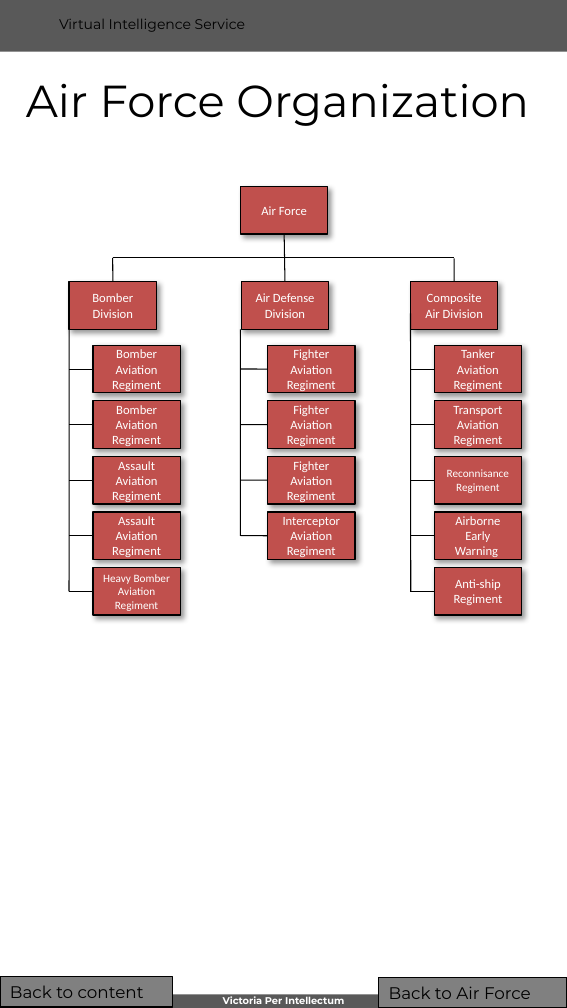
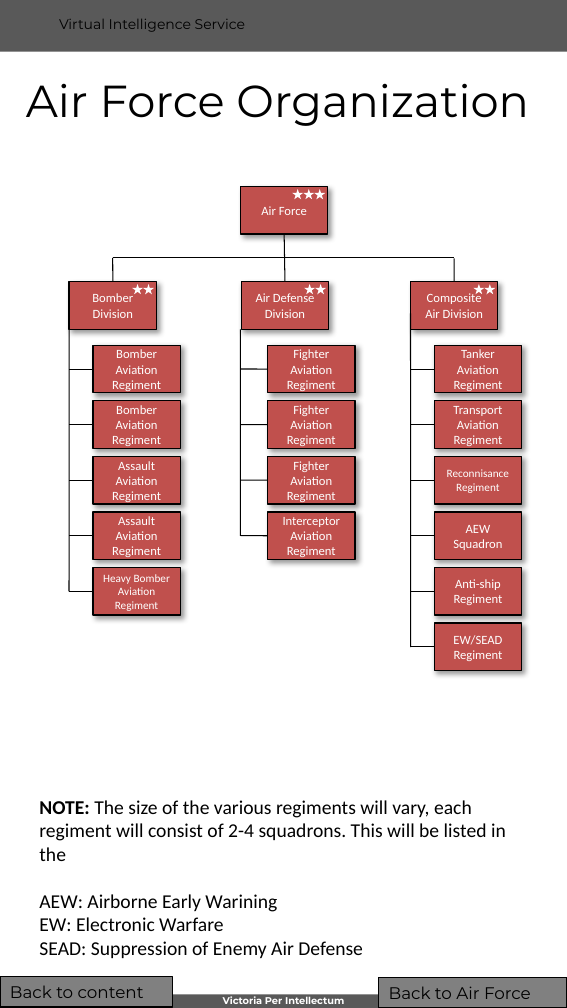
Before and after one commit to 132nd-vWing/VIS, a slide deck: slide 10 of BASIC/WIP/VIS Generic_Order_of_Battle - Air Forces.pptx (slide 7 before the commit). Drawn at 567x1008 pixels with LibreOffice and Linux fonts; fonts in the diff are those of the drawing; background and template pictures are left out. Boxes give left, top, right and bottom in pixels: in the first picture for what was removed or moved away, otherwise in the second. Text is boxed around its words. In the diff, an @@ line names an element or a change of style, - is before the commit and + after.

```diff
--- a/BASIC/WIP/VIS Generic_Order_of_Battle - Air Forces.pptx
+++ b/BASIC/WIP/VIS Generic_Order_of_Battle - Air Forces.pptx
@@ star added at (x1=293, y1=190, x2=304, y2=200), fill #FFFFFF @@
@@ star added at (x1=304, y1=189, x2=315, y2=199), fill #FFFFFF @@
@@ star added at (x1=315, y1=190, x2=326, y2=200), fill #FFFFFF @@
@@ star added at (x1=132, y1=285, x2=143, y2=295), fill #FFFFFF @@
@@ star added at (x1=143, y1=285, x2=154, y2=295), fill #FFFFFF @@
@@ star added at (x1=305, y1=285, x2=316, y2=295), fill #FFFFFF @@
@@ star added at (x1=316, y1=285, x2=327, y2=295), fill #FFFFFF @@
@@ star added at (x1=474, y1=285, x2=485, y2=295), fill #FFFFFF @@
@@ star added at (x1=485, y1=285, x2=496, y2=295), fill #FFFFFF @@
@@ line moved from (411, 314) - (412, 592) to (411, 314) - (411, 648) @@
@@ text in rectangle at (x1=453, y1=525, x2=502, y2=550): text changed @@
-Airborne Early Warning
+AEW Squadron
@@ rectangle added at (x1=435, y1=623, x2=523, y2=671), fill #C0504D, outline #000000 1 pt, 9 pt, text #FFFFFF @@
+EW/SEAD Regiment
@@ line added from (411, 648) to (435, 648), #000000 0.75 pt @@
@@ text added at (x1=39, y1=800, x2=506, y2=958), 14 pt, text #000000 @@
+NOTE: The size of the various regiments will vary, each regiment will consist of 2-4 squadrons. This will be listed in the
+AEW: Airborne Early Warining
+EW: Electronic Warfare
+SEAD: Suppression of Enemy Air Defense
```
Also in this commit, not shown: 6 other slides changed, 4 slides added, 5 other files.
